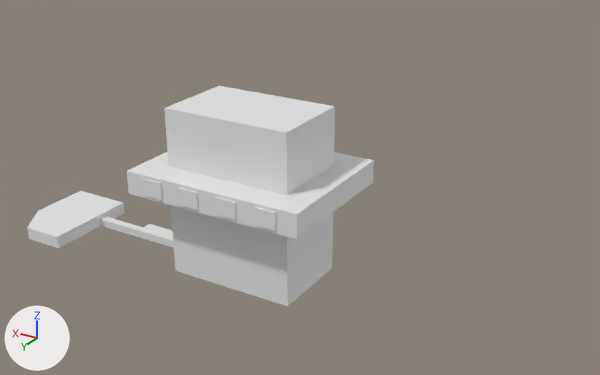
Before and after pictures for a commit that changed the FBX model Assets/Meshes/berghain-dream.fbx.
Both versions are drawn from a camera (50 mm lens) standing at (-246.0, 357.0, 238.0) and looking at (1.0, -54.0, 33.0). Every picture has the same lights, and +X, +Y and +Z are marked at lower left.

Objects in the first picture: 'base.001', 'base_balconyWindows', 'hall', 'houseRoom'.
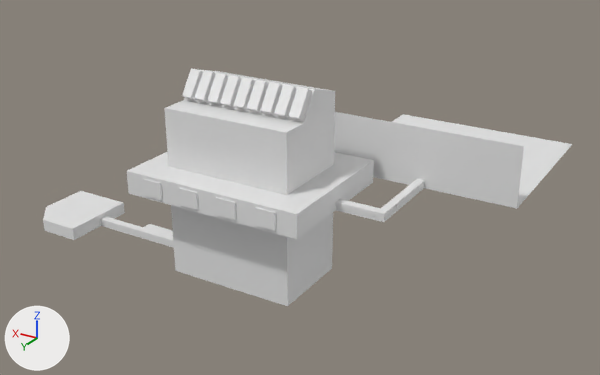
Boxes (x1, y1, x2, y2) around the edits, measured in the pictures (600 x 375 px):
'base.001', reshaped (8% taller)
    before: (127, 86, 374, 306)
    after: (127, 68, 374, 306)
'outsideWall', added
    after: (334, 112, 524, 209)
'houseRoom', reshaped (16% narrower, 14% shorter)
    before: (27, 191, 125, 248)
    after: (43, 191, 125, 240)
'outsideGround', added
    after: (392, 114, 572, 208)
'entryway', added
    after: (336, 179, 425, 222)
part 1 of me_cube_024, built on
    before: (27, 202, 83, 248)
    after: (43, 202, 83, 240)
part 2 of me_cube_001, built on
    before: (166, 86, 335, 195)
    after: (166, 68, 335, 195)

Patch to the scene script:
```diff
--- a/Assets/Meshes/berghain-dream.fbx.py
+++ b/Assets/Meshes/berghain-dream.fbx.py
@@ me_cube_001 @@
-me_cube_001.from_pydata(...)  # 472 vertices, 436 faces; spans x -55.2..82.6, y -42.9..42.9, z 0.0..100.0
+me_cube_001.from_pydata(...)  # 588 vertices, 549 faces; spans x -55.2..82.6, y -42.9..42.9, z 0.0..116.7
+# me_cube_001 part 2
+# 9 faces are deleted
+# 10 vertices in x -38.8..38.8, y -25.0, z 100.0 move by (0.0, 0.0, 8.6)
+# 10 vertices in x -38.8..38.8, y -2.4, z 100.0 move by (0.0, 0.0, 15.2)
+# 10 vertices in x -38.8..38.8, y 2.5, z 100.0 move by (0.0, 5.8, 0.0)
+# 12 vertices are added at x -29.0..5.5, y -1.8..11.1, z 101.0..116.7
+# 7 new vertices lie (-1.2, -0.7, 1.0) away from vertices in x -30.2..38.8, y 2.5, z 100.0
+# 7 new vertices lie (-1.2, 0.6, -0.9) away from vertices in x -30.2..38.8, y -2.4, z 100.0
+# 14 new vertices lie (0.0, 0.8, 0.5) away from vertices in x -31.4..37.6, y -1.8..7.6, z 101.0..114.3
+# 16 new vertices lie (-6.3, 0.0, 0.0) away from vertices in x -14.1..29.0, y -1.8..8.4, z 101.0..114.8
+# 22 new vertices lie (0.0, 2.7, 1.9) away from vertices in x -31.4..37.6, y -1.0..8.4, z 101.5..114.8
+# 18 new vertices lie (-6.2, 0.0, 0.0) away from vertices in x -31.4..37.6, y -1.8..11.1, z 101.0..116.7
+# 12 new vertices lie (6.3, 0.0, 0.0) away from vertices in x -29.0..5.5, y -1.8..11.1, z 101.0..116.7
+# 117 new faces join them
 me_cube_001.materials.append(mat_material)
@@ me_cube_024 @@
 me_cube_024.from_pydata(...)  # 58 vertices, 49 faces; spans x 118.8..158.2, y -20.3..39.8, z 0.0..7.9
 # verts and faces of me_cube_024; kept vertices keep their numbers, new ones are numbered from 58
+# me_cube_024 part 1
+for i in [10, 11, 18, 26, 33, 46, 47, 51, 53, 55]: verts[i] += (0.0, -13.2, 0.0)
+for i in [35, 36, 39, 42, 44]: verts[i] += (0.0, -7.2, 0.0)
+faces += [(10, 38, 36, 46), (2, 6, 36, 38), (0, 4, 6, 2), (0, 8, 45), (0, 45, 4), (4, 45, 12)]
 me_cube_024.materials.append(mat_material)
@@ me_cube_033 @@
+me_cube_033.from_pydata([(-83.6, -49.3, 52.4), (-79.1, -49.3, 52.4), (-137.1, -49.3, 52.4), (-18.1, -49.3, 52.4), (-83.6, -165.2, 52.4), (-79.1, -165.2, 52.4), (-137.1, -165.2, 52.4), (-18.1, -165.2, 52.4)], [], [(3, 1, 5, 7), (0, 2, 6, 4), (1, 0, 4, 5)])
+me_cube_033.materials.append(mat_material)  # white #e7e7e7
@@ ob_entryway @@
+ob_entryway = bpy.data.objects.new('entryway', me_cube_018)  # 166 vertices, 160 faces; spans x -83.8..-55.2, y -49.3..2.7, z 52.4..57.4; in mat_material (white #e7e7e7)
+ob_entryway.location = (0.0, 0.0, 0.0)
@@ ob_outsidewall @@
+ob_outsidewall = bpy.data.objects.new('outsideWall', me_cube_034)  # 16 vertices, 7 faces; spans x -137.1..-18.1, y -49.3, z 52.4..88.0; in mat_material (white #e7e7e7)
+ob_outsidewall.location = (0.0, 0.0, 0.0)
@@ ob_outsideground @@
+ob_outsideground = bpy.data.objects.new('outsideGround', me_cube_033)
+ob_outsideground.location = (0.0, 0.0, 0.0)
```
